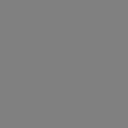
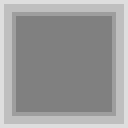
Before/after of a 128 × 128 layered artwork. What changed in the layer stack:
showed group "double-surface" (6 layers) over left=0, top=0, right=128, bottom=128
added group "surface-triple" with 4 layers above "corner" over left=0, top=0, right=128, bottom=128
showed group "corner" (4 layers) over left=0, top=0, right=128, bottom=128
showed group "surface" (4 layers) over left=0, top=0, right=128, bottom=128
added layer "surface-full" above "Background" over left=0, top=0, right=128, bottom=128
